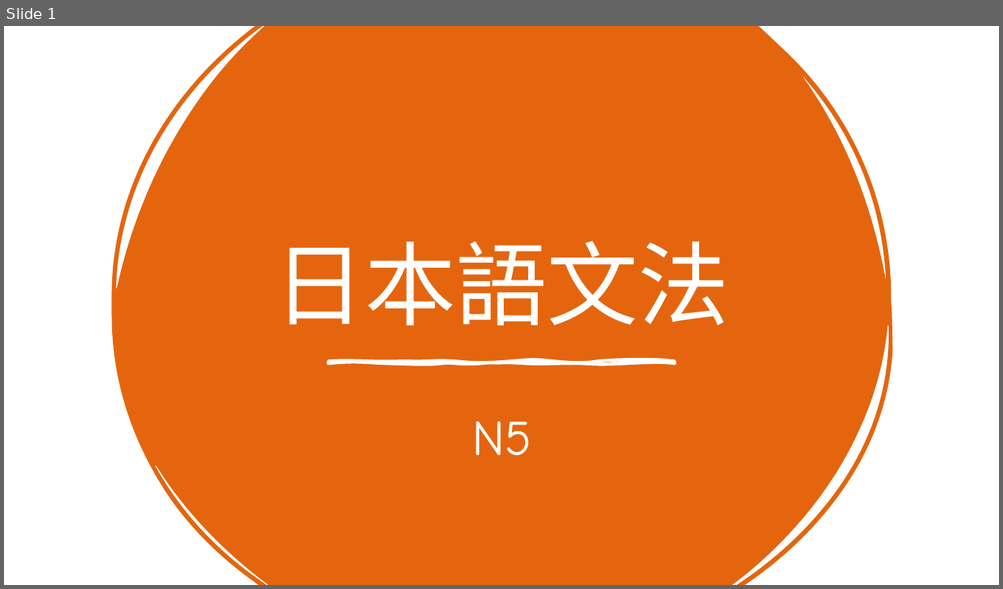
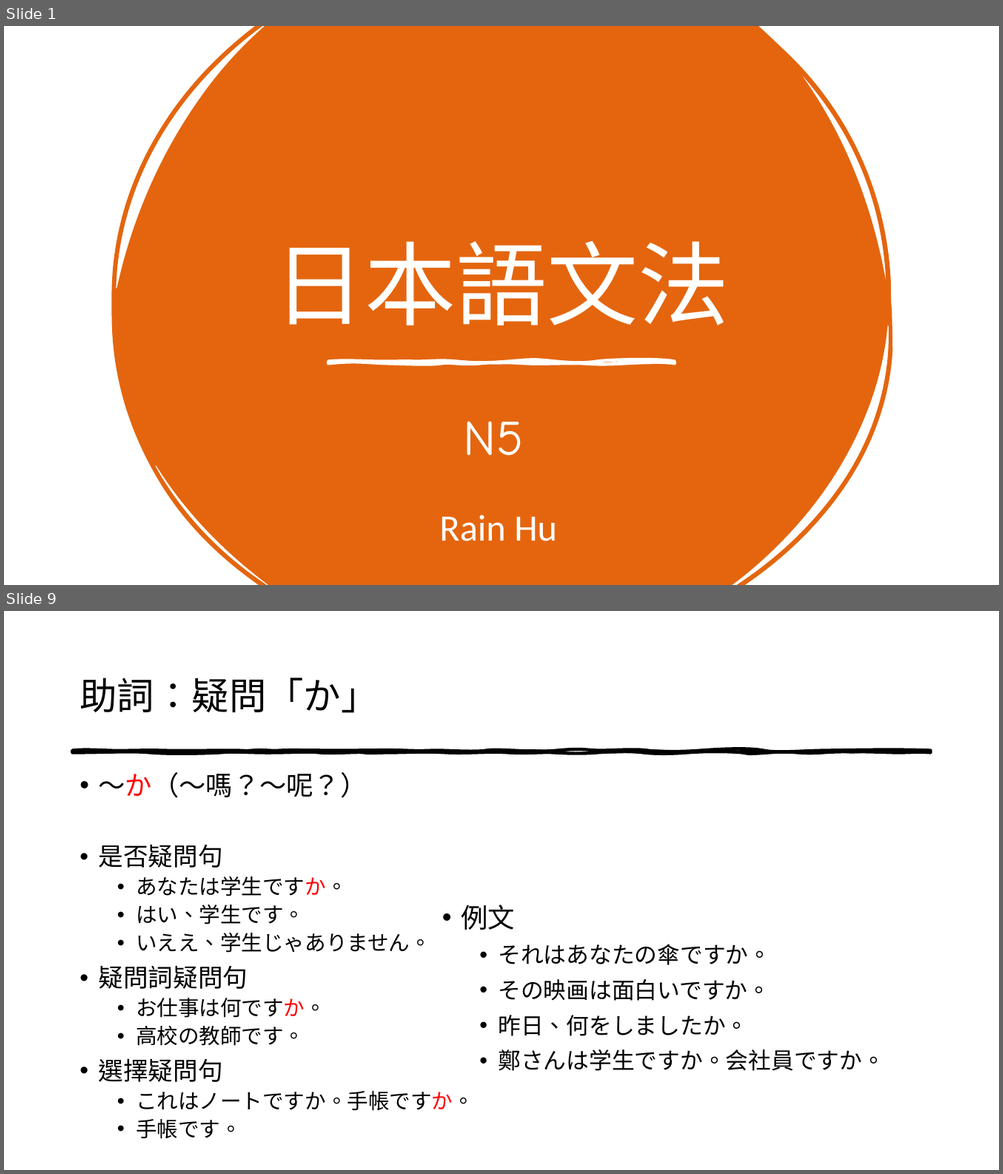
Before and after one commit to intervalrain/intervalrain.github.io, a slide deck: content/posts/jp/ppt/n5.pptx. Shown one above the other, each under a label of ours: slide 1 before the commit, slides 1 and 9 after it; the slides between them are not shown. The pictures are 1003x589 and 1003x1174 pixels, drawn with LibreOffice and Linux fonts; fonts in the diff are those of the drawing. Boxes give left, top, right and bottom in pixels: in the first picture for what was removed or moved away, otherwise in the second. Text is boxed around its words. In the diff, an @@ line names an element or a change of style, - is before the commit and + after.

```diff
--- a/content/posts/jp/ppt/n5.pptx
+++ b/content/posts/jp/ppt/n5.pptx
@@ slide 9 added at (4,611,999,1170), background #FFFFFF @@
@@ title added at (79,678,378,713), 36 pt, text #000000 @@
+助詞：疑問「か」
@@ freeform shape added at (73,751,930,753), fill #000000, outline #000000 3 pt @@
@@ text added at (99,772,474,1139), 20.4 pt, text #000000 @@
+• 〜か（〜嗎？〜呢？）
+• 是否疑問句
+  • あなたは学生ですか。
+  • はい、学生です。
+  • いええ、学生じゃありません。
+• 疑問詞疑問句
+  • お仕事は何ですか。
+  • 高校の教師です。
+• 選擇疑問句
+  • これはノートですか。手帳ですか。
+  • 手帳です。
@@ text added at (461,905,885,1071), 22 pt, text #000000 @@
+• 例文
+  • それはあなたの傘ですか。
+  • その映画は面白いですか。
+  • 昨日、何をしましたか。
+  • 鄭さんは学生ですか。会社員ですか。
@@ slide 1 changed as well @@
@@ subtitle "N5": place and size @@
-subtitle "N5" at (472,421,532,456)
+subtitle "N5" at (464,421,523,456)
@@ text added at (439,515,557,542), 36 pt, text #FFFFFF @@
+Rain Hu
```
Also in this commit, not shown: 19 other slides added, 1 slide removed.
